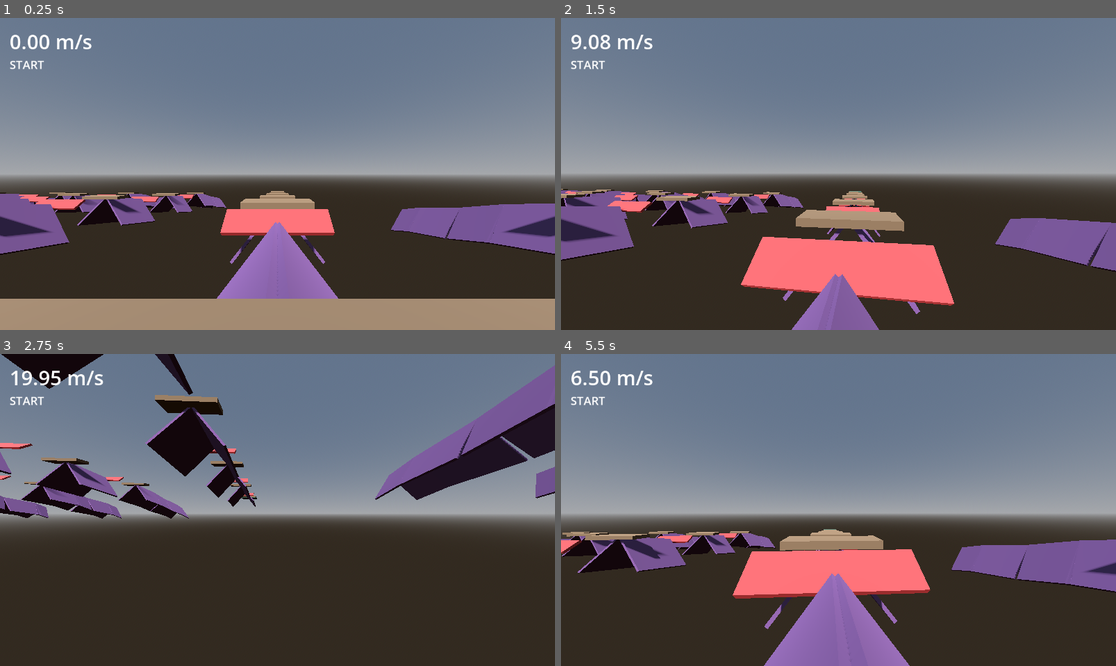
Above: before the commit, frames 1-4 (two rows, left to right).
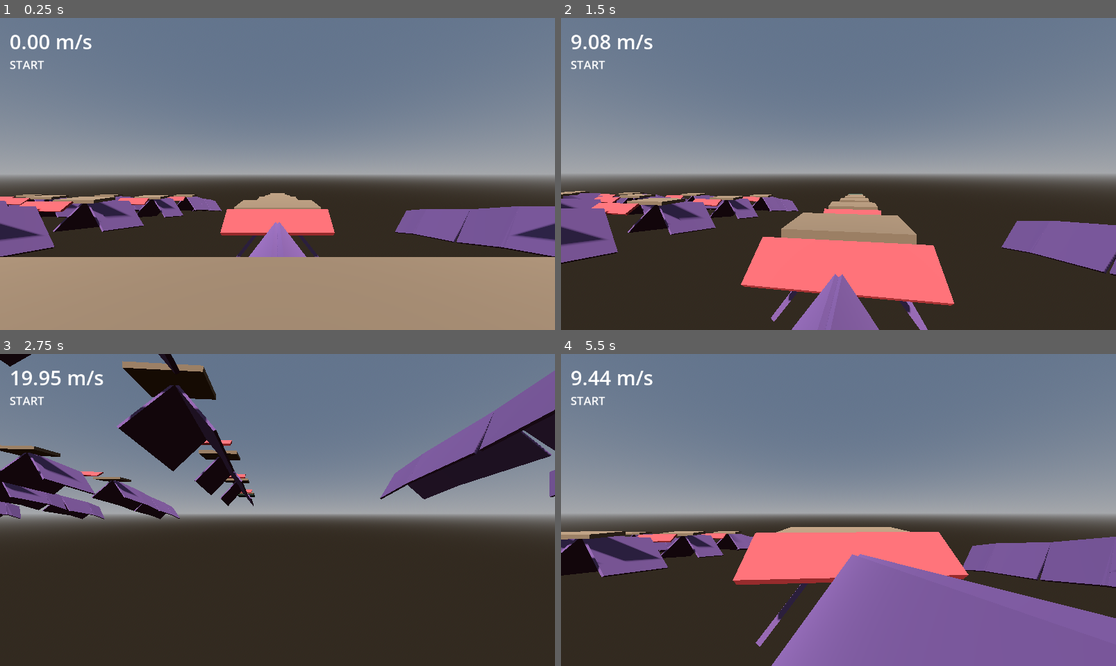
Above: after the commit, the same moments.

Repository: Crawford-Young/what-is-dark
Game: Godot game, scene res://scenes/surf_lab.tscn
Same seed, same stepped clock (60 frames per second), same inputs: the game is played once before the commit and once after it. This scene is started directly instead of the project's main scene.
Inputs (mouse positions are in pixels of both pictures, inside the frame that each line leads up to):
- Up to frame 1 (0.25 s): no input
- Up to frame 2 (1.5 s): tap Enter at 0.5 s; move the mouse to (866, 174) at 0.52 s; hold Q (glance) 0.53-1.28 s; hold W (move_forward) from 0.53 s (still down); click (866, 174) at 0.67 s; tap Space (jump) at 0.77 s; move the mouse to (810, 174) at 1.27 s; tap Shift at 1.35 s
- Up to frame 3 (2.75 s): keep holding W (move_forward); tap Space (jump) at 1.52 s; move the mouse to (288, 503) at 2.02 s; tap Alt at 2.1 s
- Up to frame 4 (5.5 s): keep holding W (move_forward); move the mouse to (832, 516) at 2.77 s; tap Ctrl at 2.85 s; click (832, 516) at 2.92 s; tap Space (jump) at 3.02, 3.77, 4.52 s; move the mouse to (877, 513) at 3.52 s; tap R at 3.6 s; move the mouse to (794, 506) at 4.27 s; tap 1 at 4.35 s; move the mouse to (844, 510) at 5.02 s; tap 2 at 5.1 s; click (844, 510) at 5.17 s

The runs differ from the first frame. In frame 1, 18% of the frame differs, in the area x 0-100%, y 55-90%; in frame 2, 6.2%; in frame 3, 10%; in frame 4, 20%, in the area x 0-100%, y 5-100%.

Commit message:
fix: retune hop-chain gaps and pads after the hop feel gate
GAP_FRACTION 0.85 -> 0.65 and entry pads 4 -> 6 m (issue #8): probe
measured ramp exits at median 11.3 m/s h vs the 16.94 law value the
gaps were sized for; 18% clear rate on gap 1.

Co-Authored-By: Claude Fable 5 <noreply@anthropic.com>

Diff:
--- a/scripts/surf_lab.gd
+++ b/scripts/surf_lab.gd
@@ -14,8 +14,9 @@
 const SPINE_PITCH_DEG := 12.0   # along-path descent (T3: "~12 deg along-path descent")
 const RAMP_DROP := 3.0          # m vertical drop per ramp -> path = DROP / sin(12deg) = 14.43 m,
 								 # above the T3 12 m path-length design floor by construction
-const GAP_FRACTION := 0.85      # authored gap = fraction of the 0.755*h_speed ceiling (T3 run-1 factor;
-								 # commitment-first, feel gate tunes)
+const GAP_FRACTION := 0.65      # authored gap = fraction of the 0.755*h_speed ceiling, cut from
+								 # 0.85 after the 2026-08-02 hop feel gate (measured exits ~11-13 m/s h
+								 # vs law 16.94; probe-verified)
 const N_HOP_RAMPS := 5
 const FACE_FORWARD := Vector3(0.0, 0.0, -1.0)
 
@@ -25,6 +26,8 @@
 const HALF_WIDTH := 6.0         ## hop-chain trough half-width (narrower than momentum_lab's
 ## 18 m surf run -- this is a single-line hop chain, not a wide carve field).
 const PAD_CLEARANCE := 0.5      ## entry pads sit above the ramp entry centreline (3b #15).
+const PAD_LEN := 6.0            ## entry-pad z-length, widened 4.0 -> 6.0 at the same 2026-08-02
+## feel gate -- landing window vs void on both sides.
 
 ## T2 seam array (R1 #23 sanctioned rig): lip-to-lip ramp seams swept across a
 ## spine-pitch delta, at two entry-speed bands. Face angle stays FACE_ANGLE_DEG
@@ -104,7 +107,7 @@
 ## Builds the 5-ramp hop chain per the T3 law above: each ramp's exit speed
 ## feeds the next ramp as entry speed, the horizontal component of that exit
 ## speed (never total speed -- parent spec 5.1 rule 1) sets the transfer gap
-## via GAP_FRACTION * 0.755 * h_i. Gaps: 10.9 / 13.4 / 15.4 / 17.0 / 18.3 m,
+## via GAP_FRACTION * 0.755 * h_i. Gaps: 8.3 / 10.3 / 11.8 / 13.0 / 14.1 m,
 ## monotonic by construction (asserted below, T1 Step 1 requirement).
 func _build_hop_chain() -> void:
 	var path_len := RAMP_DROP / sin(deg_to_rad(SPINE_PITCH_DEG))
@@ -117,7 +120,7 @@
 	var z := 0.0
 
 	STATIONS.append({"label": "START", "spawn": Vector3(x, y + 1.0, z + 2.0), "face": FACE_FORWARD})
-	_add_box(Vector3(x, y + PAD_CLEARANCE - 0.5, z + 2.0), Vector3(HALF_WIDTH * 2.0, 1.0, 4.0), Color(0.5, 0.4, 0.3))
+	_add_box(Vector3(x, y + PAD_CLEARANCE - 0.5, z + 2.0), Vector3(HALF_WIDTH * 2.0, 1.0, PAD_LEN), Color(0.5, 0.4, 0.3))
 
 	for i in range(N_HOP_RAMPS):
 		var exit_speed: float = ETA * sqrt(entry_speed * entry_speed + 70.4 * RAMP_DROP)
@@ -135,7 +138,7 @@
 		_add_box_x(Vector3(x, low_y - 0.25, low_z - 1.5), Vector3(HALF_WIDTH * 2.0, 0.5, 3.0), KICKER_ANGLE_DEG, Color(0.9, 0.3, 0.3))
 
 		var pad_z := low_z - gap
-		_add_box(Vector3(x, low_y + PAD_CLEARANCE - 0.5, pad_z), Vector3(HALF_WIDTH * 2.0, 1.0, 4.0), Color(0.5, 0.4, 0.3))
+		_add_box(Vector3(x, low_y + PAD_CLEARANCE - 0.5, pad_z), Vector3(HALF_WIDTH * 2.0, 1.0, PAD_LEN), Color(0.5, 0.4, 0.3))
 		STATIONS.append({"label": "R%d" % (i + 1), "spawn": Vector3(x, low_y + 1.0, pad_z), "face": FACE_FORWARD})
 
 		entry_speed = exit_speed
@@ -166,7 +169,7 @@
 	var entry_speed := 11.0  # SourceMove.RUN_SPEED -- entry_1 (source_move.gd:9)
 
 	STATIONS.append({"label": "%s-%d°" % [label_prefix, int(delta_deg)], "spawn": Vector3(x, y + 1.0, z + 2.0), "face": FACE_FORWARD})
-	_add_box(Vector3(x, y + PAD_CLEARANCE - 0.5, z + 2.0), Vector3(HALF_WIDTH * 2.0, 1.0, 4.0), Color(0.5, 0.4, 0.3))
+	_add_box(Vector3(x, y + PAD_CLEARANCE - 0.5, z + 2.0), Vector3(HALF_WIDTH * 2.0, 1.0, PAD_LEN), Color(0.5, 0.4, 0.3))
 
 	for _i in range(lead_in_count):
 		var result := _build_lead_in_ramp(x, y, z, entry_speed)
@@ -199,7 +202,7 @@
 	_add_box_x(Vector3(x, low_y - 0.25, low_z - 1.5), Vector3(HALF_WIDTH * 2.0, 0.5, 3.0), KICKER_ANGLE_DEG, Color(0.9, 0.3, 0.3))
 
 	var pad_z := low_z - gap
-	_add_box(Vector3(x, low_y + PAD_CLEARANCE - 0.5, pad_z), Vector3(HALF_WIDTH * 2.0, 1.0, 4.0), Color(0.5, 0.4, 0.3))
+	_add_box(Vector3(x, low_y + PAD_CLEARANCE - 0.5, pad_z), Vector3(HALF_WIDTH * 2.0, 1.0, PAD_LEN), Color(0.5, 0.4, 0.3))
 
 	return {"z": pad_z, "y": low_y, "exit_speed": exit_speed}
 
